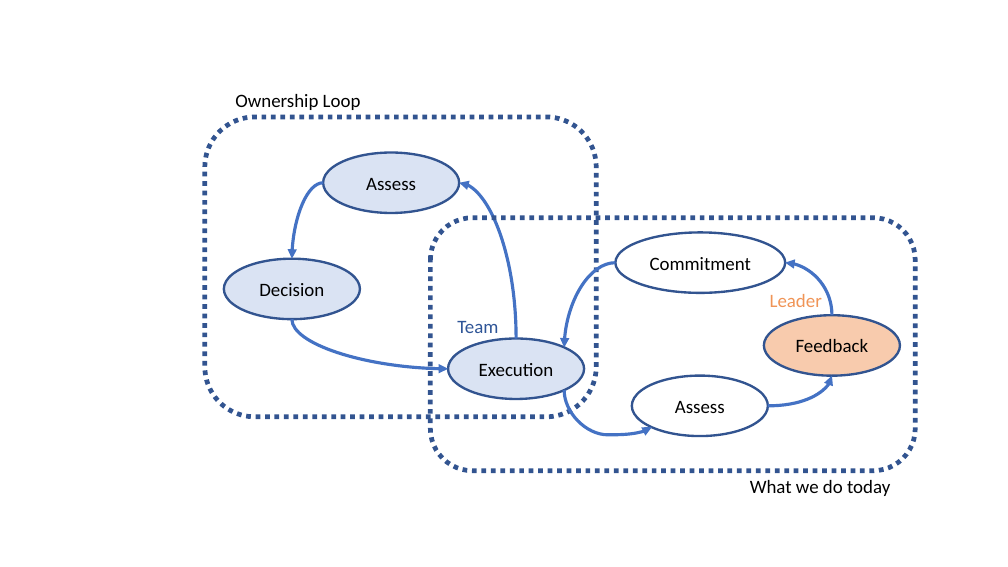
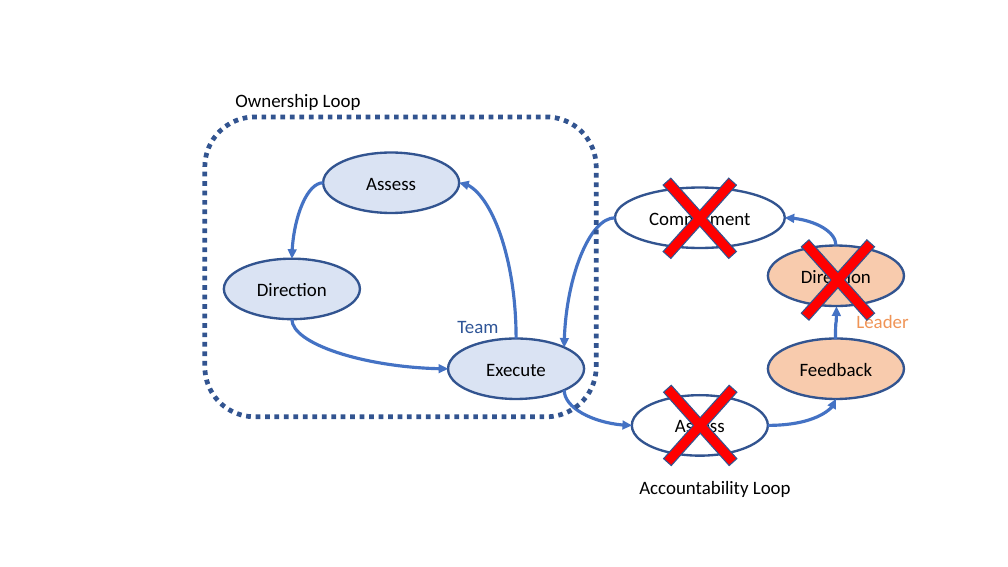
Before and after one commit to arlobelshee/Presentations, a slide deck: slide 2 of leading technical debt/OwnershipLoop.pptx. Drawn at 1008x567 pixels with LibreOffice and Linux fonts; fonts in the diff are those of the drawing. Boxes give left, top, right and bottom in pixels: in the first picture for what was removed or moved away, otherwise in the second. Text is boxed around its words. In the diff, an @@ line names an element or a change of style, - is before the commit and + after.

```diff
--- a/leading technical debt/OwnershipLoop.pptx
+++ b/leading technical debt/OwnershipLoop.pptx
@@ cross added at <box>637,147,763,289</box>, fill #FF0000, outline #325491 1 pt @@
@@ ellipse "Commitment": place and size @@
-ellipse "Commitment" at <box>616,232,786,293</box>
+ellipse "Commitment" at <box>615,188,785,248</box>
@@ cross added at <box>775,209,901,351</box>, fill #FF0000, outline #325491 1 pt @@
@@ rounded rectangle removed at <box>430,218,915,471</box> @@
@@ curved arrow moved from (616, 262) - (564, 348) to (615, 218) - (564, 348) @@
@@ curved arrow moved from (832, 315) - (786, 262) to (836, 246) - (785, 218) @@
@@ ellipse added at <box>768,246,904,306</box>, fill #F8CBAD, outline #325491 2.25 pt, 18 pt, text #000000 @@
+Direction
@@ text in ellipse at <box>257,283,327,296</box>: text changed @@
-Decision
+Direction
@@ curved arrow added from (836, 339) to (836, 306), #4472C4 3 pt @@
@@ text "Leader": place and size @@
-text "Leader" at <box>770,294,822,307</box>
+text "Leader" at <box>856,313,908,328</box>
@@ cross added at <box>637,355,764,496</box>, fill #FF0000, outline #325491 1 pt @@
@@ ellipse "Feedback": place and size @@
-ellipse "Feedback" at <box>764,315,900,376</box>
+ellipse "Feedback" at <box>768,339,904,399</box>
@@ text in ellipse at <box>486,364,546,376</box>: text changed @@
-Execution
+Execute
@@ curved arrow moved from (564, 390) - (652, 427) to (564, 390) - (632, 426) @@
@@ ellipse "Assess": place and size @@
-ellipse "Assess" at <box>632,376,768,436</box>
+ellipse "Assess" at <box>632,395,768,456</box>
@@ curved arrow moved from (768, 406) - (832, 376) to (768, 426) - (836, 399) @@
@@ text added at <box>639,481,791,497</box>, 18 pt, text #000000 @@
+Accountability Loop
@@ text removed at <box>750,480,890,496</box> @@
-What we do today
```
Also in this commit, not shown: 2 other slides changed.
